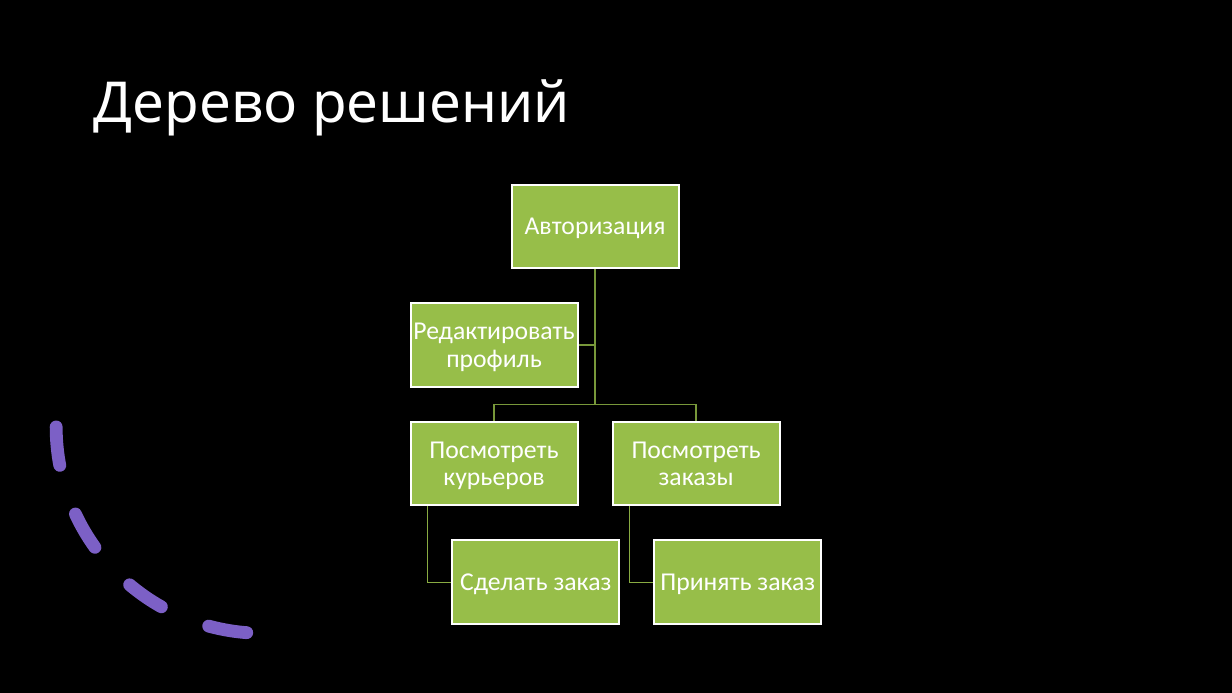
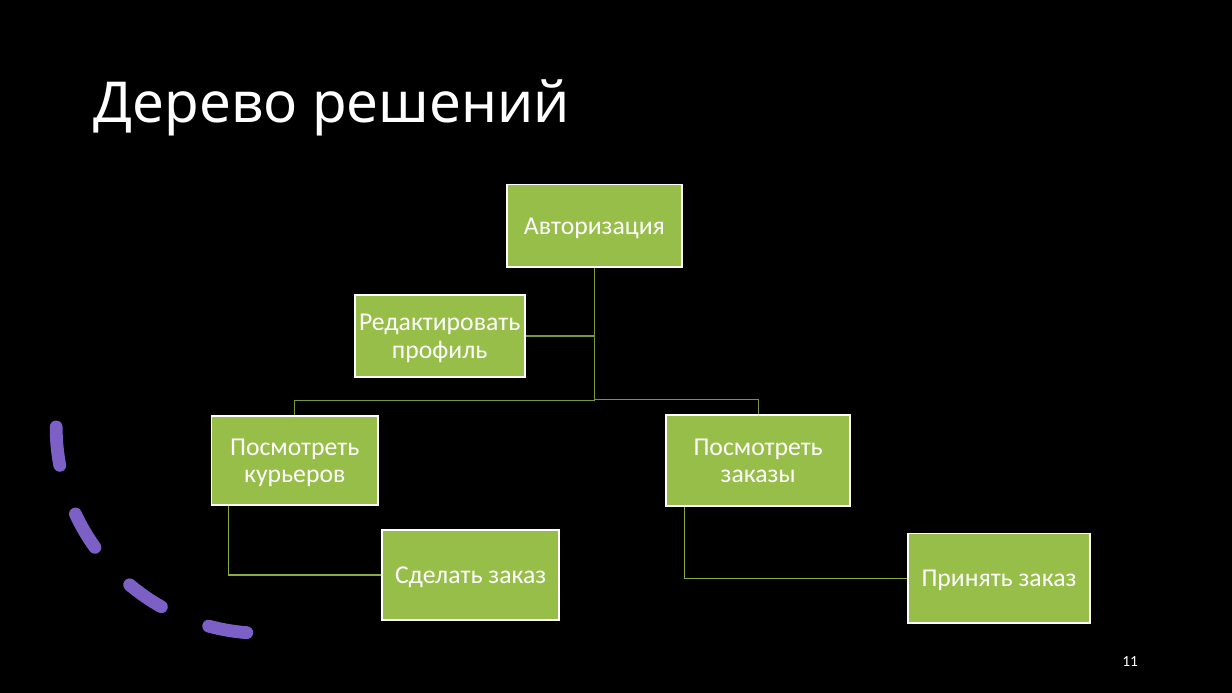
Before and after one commit to Flnchkv/Dostavochka, a slide deck: slide 11 of Презентация.pptx. Drawn at 1232x693 pixels with LibreOffice and Linux fonts; fonts in the diff are those of the drawing. Boxes give left, top, right and bottom in pixels: in the first picture for what was removed or moved away, otherwise in the second. Text is boxed around its words. In the diff, an @@ line names an element or a change of style, - is before the commit and + after.

```diff
--- a/Презентация.pptx
+++ b/Презентация.pptx
@@ rectangle resized from (x1=512, y1=185, x2=679, y2=268) to (x1=507, y1=185, x2=682, y2=268) @@
@@ freeform shape resized from (x1=494, y1=268, x2=595, y2=421) to (x1=295, y1=267, x2=594, y2=416) @@
@@ freeform shape resized from (x1=578, y1=268, x2=595, y2=345) to (x1=525, y1=267, x2=594, y2=335) @@
@@ freeform shape resized from (x1=595, y1=268, x2=696, y2=421) to (x1=594, y1=267, x2=758, y2=415) @@
@@ text "Редактировать профиль" moved from (x1=413, y1=322, x2=574, y2=371) to (x1=359, y1=313, x2=520, y2=362) @@
@@ rectangle moved from (x1=410, y1=303, x2=578, y2=386) to (x1=355, y1=295, x2=525, y2=377) @@
@@ text "Посмотреть курьеров" moved from (x1=429, y1=441, x2=558, y2=489) to (x1=230, y1=438, x2=359, y2=486) @@
@@ rectangle resized from (x1=410, y1=422, x2=578, y2=506) to (x1=212, y1=417, x2=378, y2=506) @@
@@ text "Посмотреть заказы" moved from (x1=632, y1=441, x2=761, y2=485) to (x1=694, y1=438, x2=823, y2=482) @@
@@ rectangle resized from (x1=613, y1=422, x2=780, y2=506) to (x1=666, y1=415, x2=850, y2=506) @@
@@ freeform shape resized from (x1=427, y1=506, x2=452, y2=582) to (x1=228, y1=506, x2=383, y2=576) @@
@@ freeform shape resized from (x1=629, y1=506, x2=654, y2=582) to (x1=685, y1=506, x2=909, y2=579) @@
@@ text "Сделать заказ" moved from (x1=460, y1=573, x2=612, y2=594) to (x1=395, y1=566, x2=546, y2=587) @@
@@ rectangle resized from (x1=453, y1=541, x2=620, y2=624) to (x1=383, y1=531, x2=559, y2=620) @@
@@ text "Принять заказ" moved from (x1=660, y1=573, x2=815, y2=594) to (x1=922, y1=569, x2=1077, y2=590) @@
@@ rectangle resized from (x1=654, y1=541, x2=822, y2=624) to (x1=909, y1=533, x2=1090, y2=623) @@
@@ page number added at (x1=1122, y1=656, x2=1138, y2=666), 12 pt, text #FFFFFF @@
+11
```
Also in this commit, not shown: 15 other slides changed, 2 other files.
